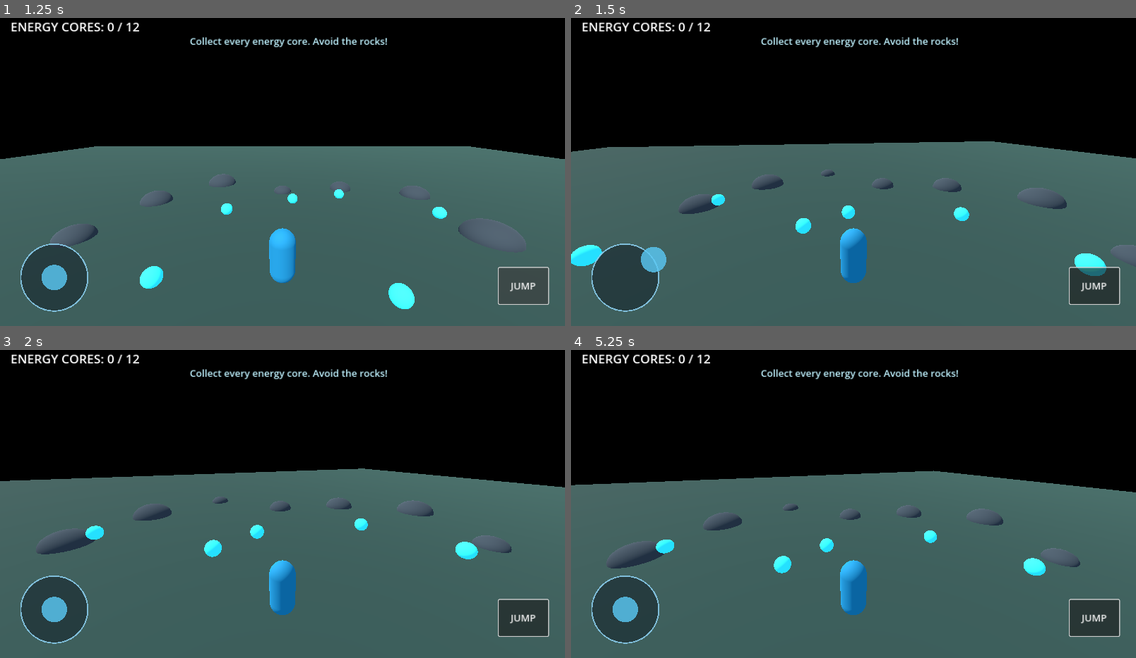
Above: before the commit, frames 1-4 (two rows, left to right).
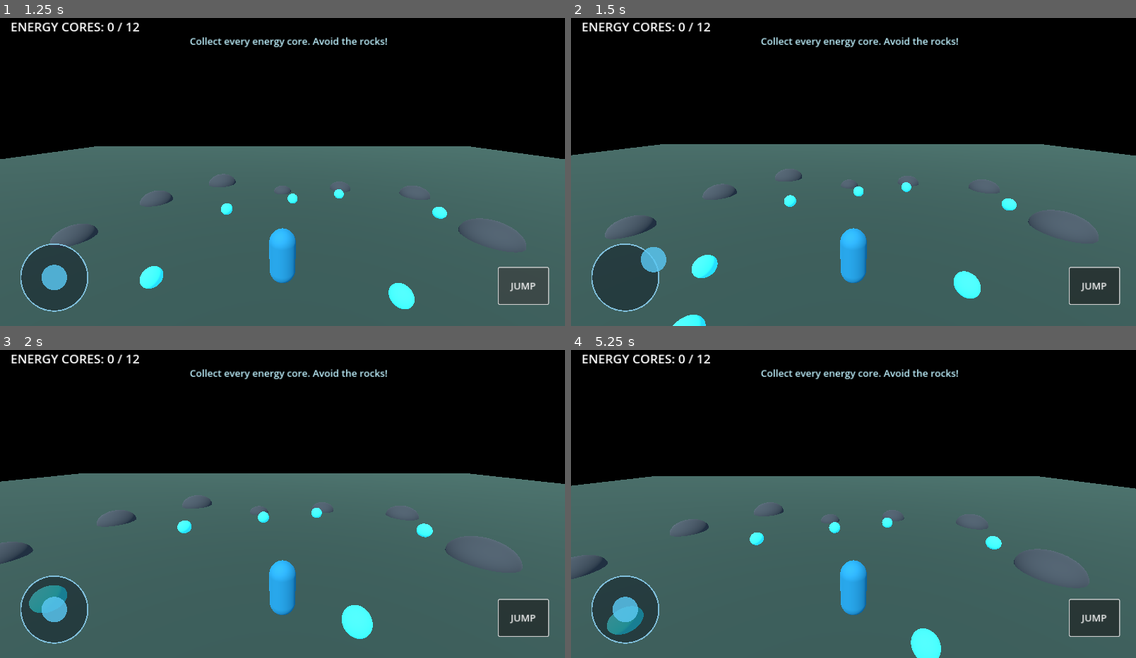
Above: after the commit, the same moments.

Repository: ducky6464/My-mc-client-
Game: Godot game, scene res://scenes/main.tscn
Same seed, same stepped clock (60 frames per second), same inputs: the game is played once before the commit and once after it.
Inputs (mouse positions are in pixels of both pictures, inside the frame that each line leads up to):
- Up to frame 1 (1.25 s): click "JUMP" at 0.5 s
- Up to frame 2 (1.5 s): drag from (627, 276) to (910, 98) at 1.27 s
- Up to frame 3 (2 s): no input
- Up to frame 4 (5.25 s): drag from (740, 516) to (825, 562) at 2.02 s; tap Enter at 2.75 s; move the mouse to (910, 430) at 2.77 s; hold D (move_right) 2.78-3.5 s; drag from (825, 562) to (684, 451) at 3.52 s; tap Space (jump) at 4.25, 4.52 s; move the mouse to (1023, 547) at 4.27 s; hold A (move_left) 4.28-5 s; drag from (684, 451) to (768, 420) at 5.02 s

Frame 1 is identical in both runs. In frame 2, 3.8% of the frame differs, in the area x 0-100%, y 40-100%; in frame 3, 4.0%; in frame 4, 4.0%, in the area x 0-100%, y 39-100%.

Commit message:
Fix keyboard movement direction

Diff:
--- a/scripts/player.gd
+++ b/scripts/player.gd
@@ -55,15 +55,13 @@
 	var camera_yaw := camera_pivot.global_rotation.y
 	var forward := Vector3(sin(camera_yaw), 0.0, cos(camera_yaw))
 	var right := Vector3(forward.z, 0.0, -forward.x)
+	if input_vector.length() < 0.05:
+		input_vector.y = -input_vector.y
 	var direction := (right * input_vector.x - forward * input_vector.y).normalized()
 
 	velocity.x = direction.x * move_speed
 	velocity.z = direction.z * move_speed
 	move_and_slide()
-
-	if direction.length() > 0.1:
-		var target_yaw := atan2(direction.x, direction.z)
-		rotation.y = lerp_angle(rotation.y, target_yaw, delta * 10.0)
 
 func rotate_view(delta_pixels: Vector2) -> void:
 	camera_pivot.rotation.y -= delta_pixels.x * look_sensitivity
